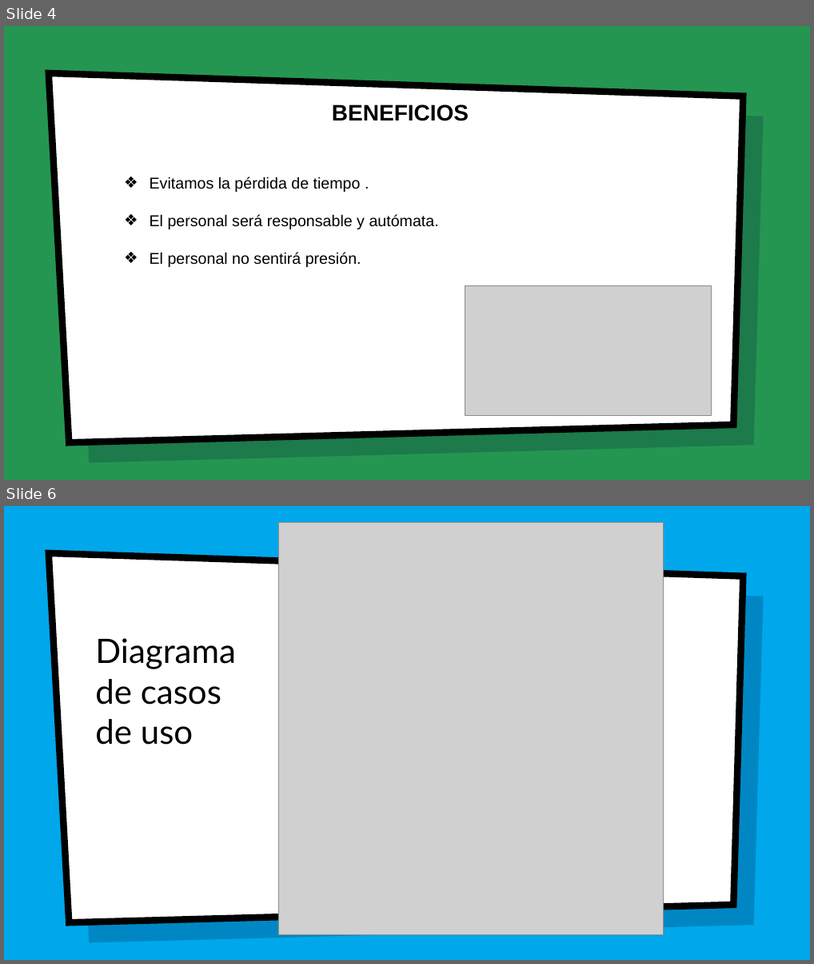
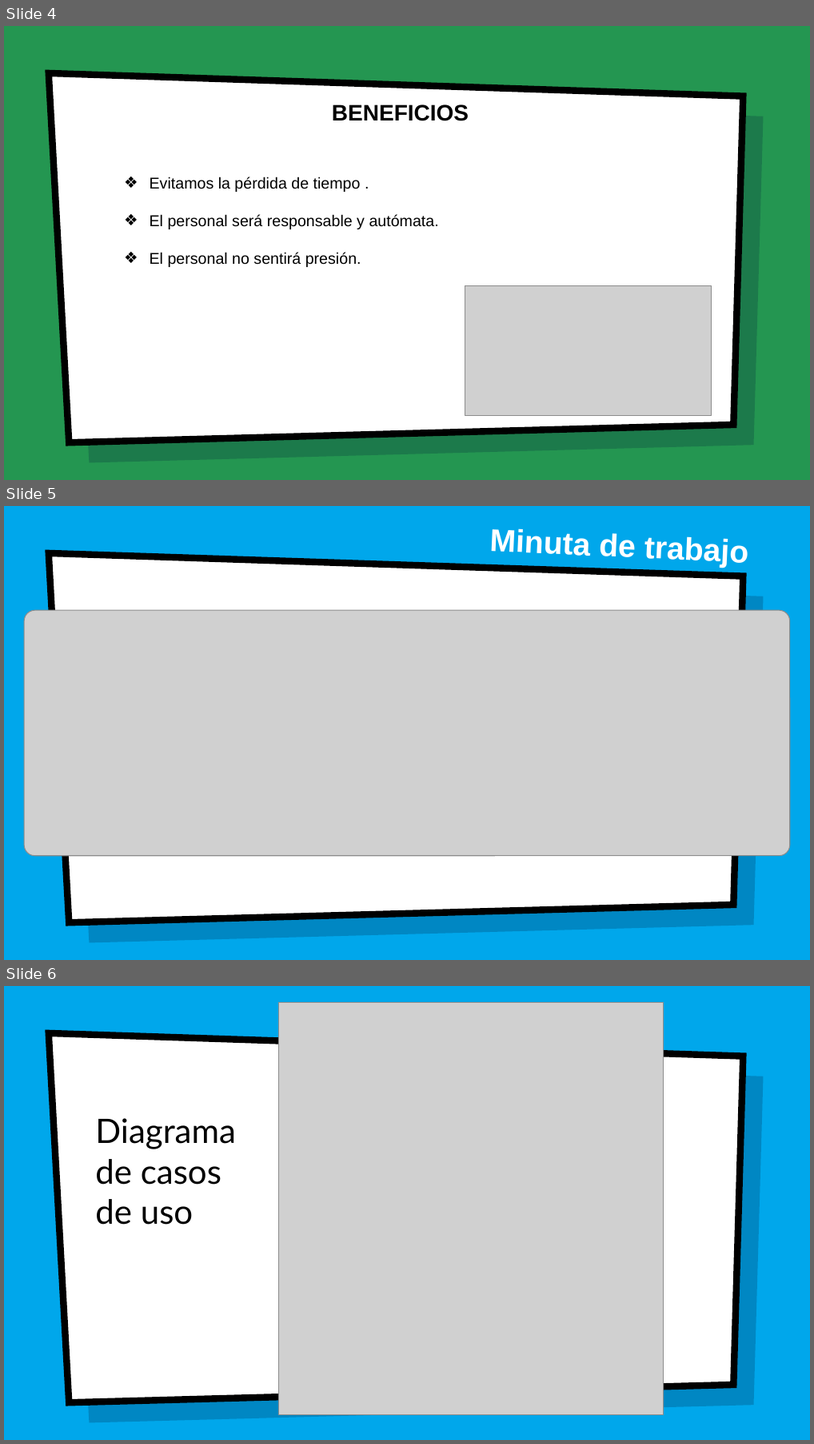
Before and after one commit to JessicaSarai98/CapaciExpress, a slide deck: Documentacion/CapaciExpress.pptx. Shown one above the other, each under a label of ours: slides 4 and 6 before the commit, slides 4, 5 and 6 after it; the slides between them are not shown. The pictures are 814x964 and 814x1444 pixels, drawn with LibreOffice and Linux fonts; fonts in the diff are those of the drawing; grey boxes stand for pictures; background and template pictures are left out. Boxes give left, top, right and bottom in pixels: in the first picture for what was removed or moved away, otherwise in the second. Text is boxed around its words. In the diff, an @@ line names an element or a change of style, - is before the commit and + after.

```diff
--- a/Documentacion/CapaciExpress.pptx
+++ b/Documentacion/CapaciExpress.pptx
@@ slide 5 added at (x1=4, y1=506, x2=810, y2=960), background picture (left out); not listed: 2 template elements that a slide beside it also shows @@
@@ text added at (x1=490, y1=528, x2=748, y2=568), 28 pt, text #FFFFFF, bold @@
+Minuta de trabajo
@@ picture added at (x1=24, y1=610, x2=790, y2=855) @@
```
Also in this commit, not shown: 1 slide changed, 1 slide removed.
